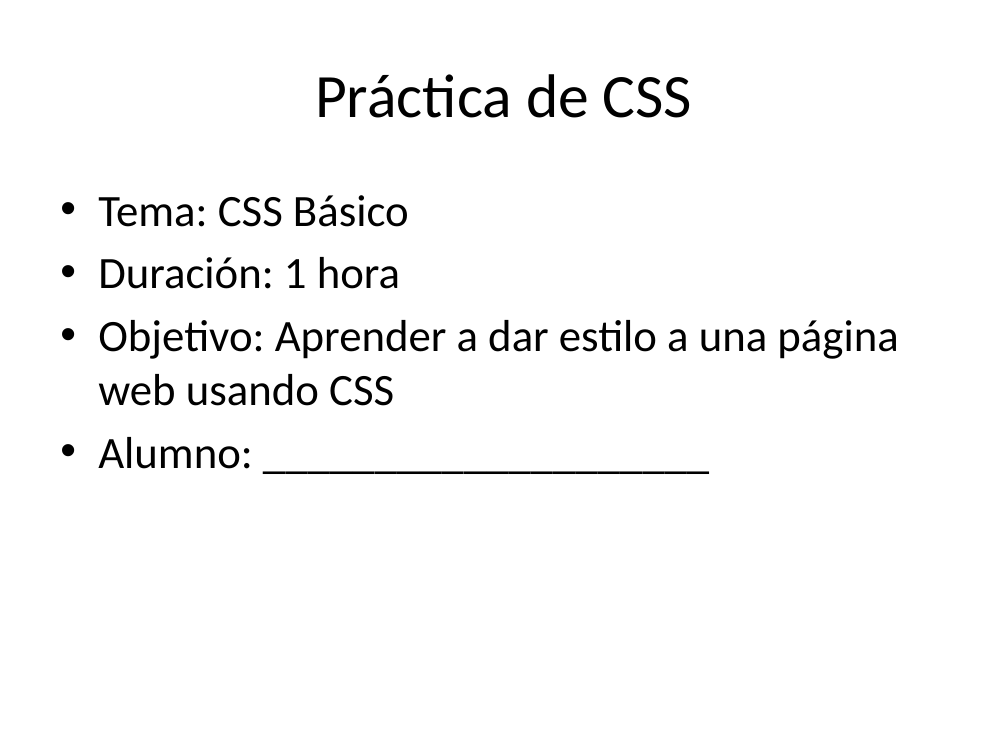
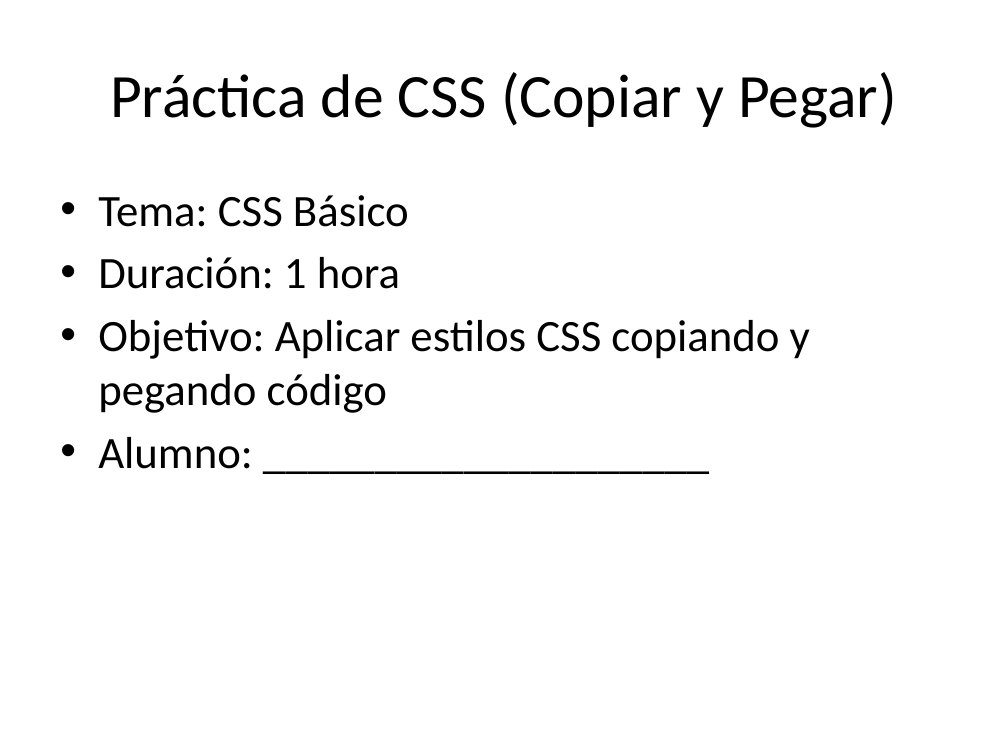
Before and after one commit to santillanlc/ImplementaPaginasWeb, a slide deck: slide 1 of Practica_CSS_Basico28-01-26.pptx. Drawn at 1008x756 pixels with LibreOffice and Linux fonts; fonts in the diff are those of the drawing. Boxes give left, top, right and bottom in pixels: in the first picture for what was removed or moved away, otherwise in the second. Text is boxed around its words. In the diff, an @@ line names an element or a change of style, - is before the commit and + after.

```diff
--- a/Practica_CSS_Basico28-01-26.pptx
+++ b/Practica_CSS_Basico28-01-26.pptx
@@ title at (110,72,897,128): text changed @@
-Práctica de CSS
+Práctica de CSS (Copiar y Pegar)
@@ text at (98,320,810,413): text changed @@
-• Objetivo: Aprender a dar estilo a una página web usando CSS
+• Objetivo: Aplicar estilos CSS copiando y pegando código
```
Also in this commit, not shown: 9 other slides changed, 4 slides added, 11 slides removed.
